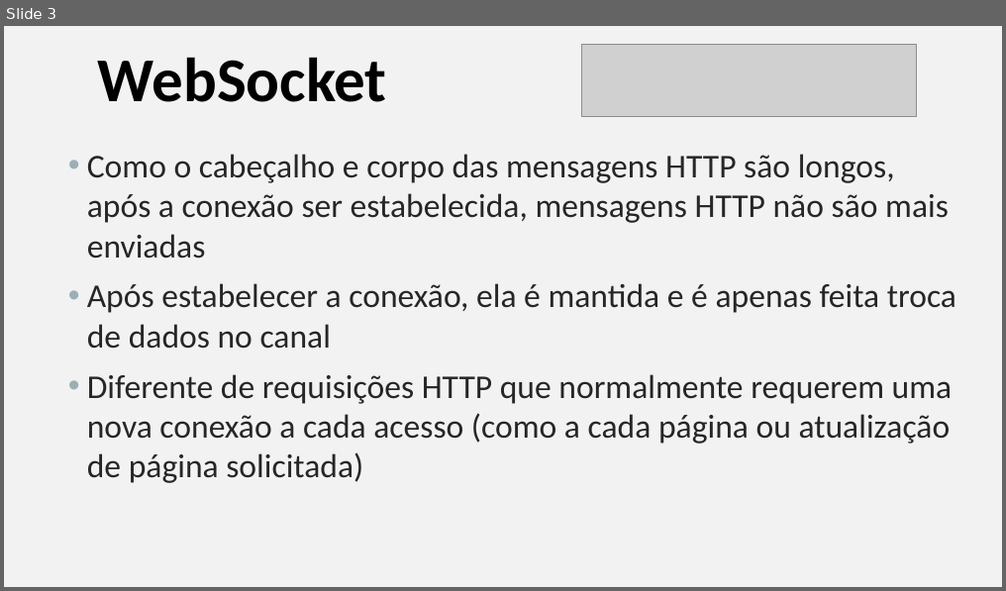
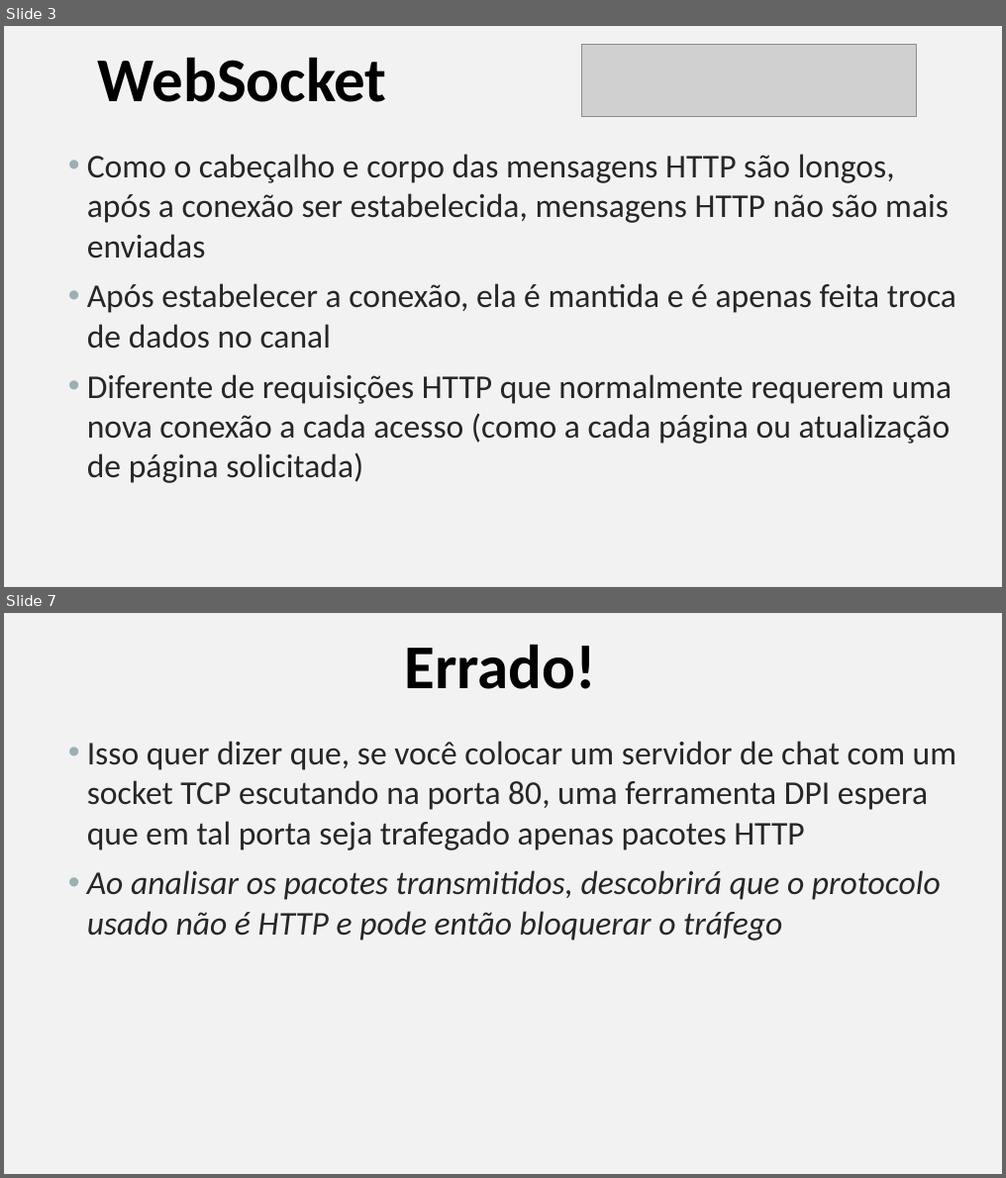
Before and after one commit to manoelcampos/sistemas-distribuidos, a slide deck: projects/02-websocket-chat-nodejs/websocket.pptx. Shown one above the other, each under a label of ours: slide 3 before the commit, slides 3 and 7 after it; the slides between them are not shown. The pictures are 1006x591 and 1006x1178 pixels, drawn with LibreOffice and Linux fonts; fonts in the diff are those of the drawing; grey boxes stand for pictures. Boxes give left, top, right and bottom in pixels: in the first picture for what was removed or moved away, otherwise in the second. Text is boxed around its words. In the diff, an @@ line names an element or a change of style, - is before the commit and + after.

Commit message:
Atualiza apresentação de WebSocket
- Mostra que ser amigável a firewalls não
  é apenas uma questão de usar a porta 80
- Fala sobre ferramentas de Deep Packet Inspection

```diff
--- a/projects/02-websocket-chat-nodejs/websocket.pptx
+++ b/projects/02-websocket-chat-nodejs/websocket.pptx
@@ slide 7 added at box(4, 613, 1002, 1174), background #F2F2F2 @@
@@ text added at box(404, 644, 595, 689), 60 pt, text #000000, bold @@
+Errado!
@@ text added at box(87, 741, 956, 941), 32 pt, text #262626 @@
+• Isso quer dizer que, se você colocar um servidor de chat com um socket TCP escutando na porta 80, uma ferramenta DPI espera que em tal porta seja trafegado apenas pacotes HTTP
+• Ao analisar os pacotes transmitidos, descobrirá que o protocolo usado não é HTTP e pode então bloquerar o tráfego
```
Also in this commit, not shown: 1 slide changed, 3 other slides added.
